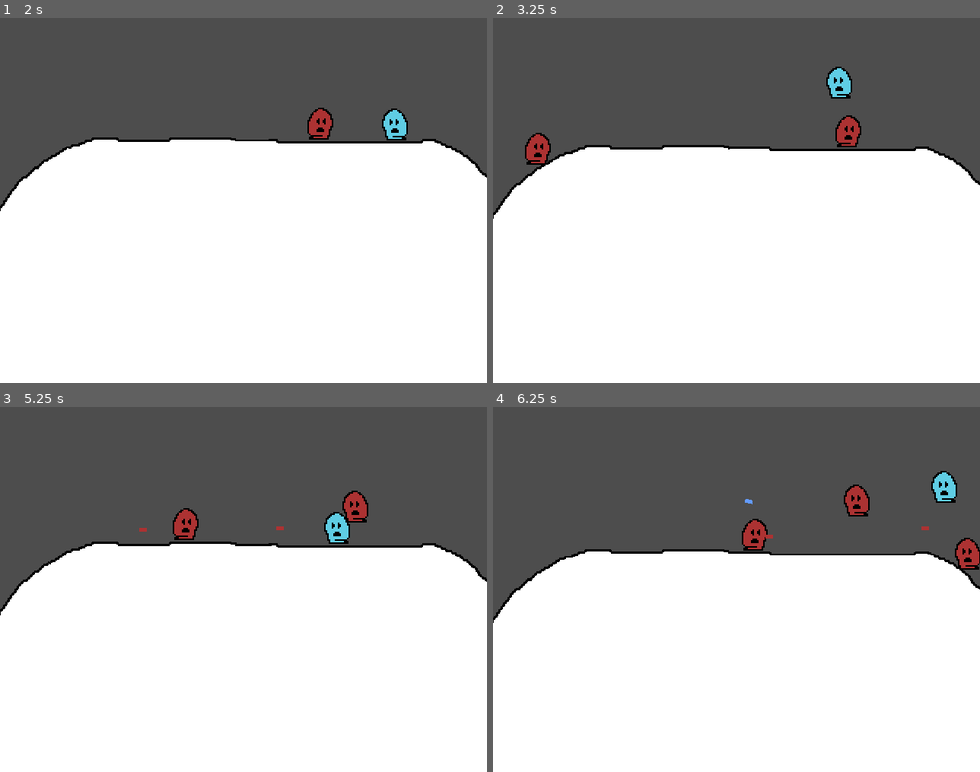
Above: before the commit, frames 1-4 (two rows, left to right).
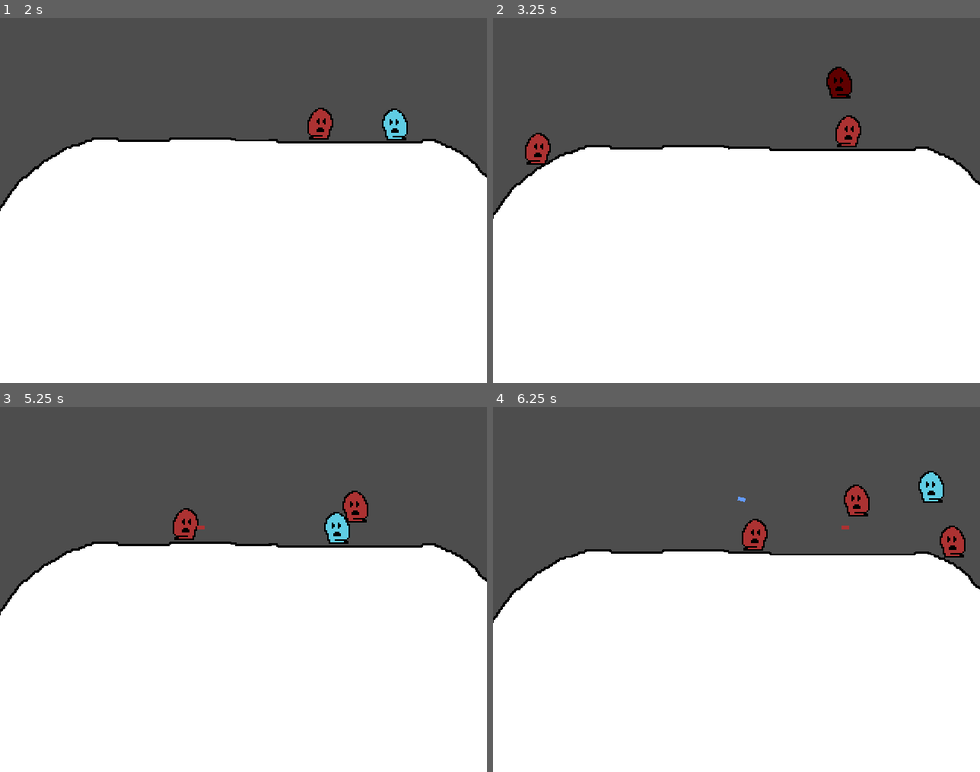
Above: after the commit, the same moments.

Repository: pranavpo/first_godot_platformer
Game: Godot game, scene res://scenes/world.tscn
Same seed, same stepped clock (60 frames per second), same inputs: the game is played once before the commit and once after it.
Inputs (mouse positions are in pixels of both pictures, inside the frame that each line leads up to):
- Up to frame 1 (2 s): move the mouse to (219, 273) at 0.52 s; hold D (right) from 0.53 s (still down); click (219, 273) at 0.6 s; tap W (jump) at 0.77, 1.52 s; move the mouse to (389, 255) at 1.27 s; click (389, 255) at 1.35 s
- Up to frame 2 (3.25 s): move the mouse to (590, 145) at 2.02 s; release D (right) at 2.03 s; hold A (left) from 2.03 s (still down); click (590, 145) at 2.1 s; move the mouse to (760, 200) at 2.77 s; click (760, 200) at 2.85 s; tap W (jump) at 3.02 s
- Up to frame 3 (5.25 s): move the mouse to (170, 498) at 3.52 s; click (170, 498) at 3.6 s; tap W (jump) at 3.77, 4.52 s; move the mouse to (350, 571) at 4.27 s; release A (left) at 4.28 s; hold D (right) from 4.28 s (still down); click (350, 571) at 4.35 s; move the mouse to (146, 607) at 5.02 s; click (146, 607) at 5.1 s
- Up to frame 4 (6.25 s): keep holding D (right); move the mouse to (785, 509) at 5.77 s; click (785, 509) at 5.85 s; tap W (jump) at 6.02 s

Frame 1 is identical in both runs. In frame 2, 0.2% of the frame differs, in the area x 68-74%, y 13-22%; in frame 3, less than 0.1%; in frame 4, 1.2%, in the area x 50-100%, y 17-45%.

Commit message:
added some new elements

Diff:
--- a/project.godot
+++ b/project.godot
@@ -15,11 +15,15 @@
 config/features=PackedStringArray("4.3", "Forward Plus")
 config/icon="res://icon.svg"
 
+[autoload]
+
+AutoloadScript="*res://scripts/autoload_script.gd"
+
 [display]
 
 window/size/viewport_width=640
 window/size/viewport_height=480
-window/size/resizable=false
+window/size/mode=1
 window/stretch/mode="viewport"
 mouse_cursor/custom_image="res://crosshair.png"
 
--- a/scenes/enemy.tscn
+++ b/scenes/enemy.tscn
@@ -20,7 +20,7 @@
 wait_time = 0.25
 
 [node name="ShootTimer" type="Timer" parent="."]
-wait_time = 2.0
+wait_time = 3.0
 
 [connection signal="timeout" from="TurnTimer" to="." method="_on_turn_timer_timeout"]
 [connection signal="timeout" from="ShootTimer" to="." method="_on_shoot_timer_timeout"]
--- a/scenes/enemy_bullet.tscn
+++ b/scenes/enemy_bullet.tscn
@@ -15,3 +15,5 @@
 
 [node name="CollisionShape2D" type="CollisionShape2D" parent="."]
 shape = SubResource("RectangleShape2D_prwo8")
+
+[connection signal="body_entered" from="." to="." method="_on_body_entered"]
--- a/scenes/player.tscn
+++ b/scenes/player.tscn
@@ -6,7 +6,7 @@
 [sub_resource type="CircleShape2D" id="CircleShape2D_06iwm"]
 radius = 9.0
 
-[node name="Player" type="CharacterBody2D"]
+[node name="Player" type="CharacterBody2D" groups=["player"]]
 scale = Vector2(2, 2)
 script = ExtResource("1_72nh1")
 
@@ -15,3 +15,8 @@
 
 [node name="CollisionShape2D" type="CollisionShape2D" parent="."]
 shape = SubResource("CircleShape2D_06iwm")
+
+[node name="FlashRedTimer" type="Timer" parent="."]
+wait_time = 0.5
+
+[connection signal="timeout" from="FlashRedTimer" to="." method="_on_flash_red_timer_timeout"]
--- /dev/null
+++ b/scripts/autoload_script.gd
@@ -0,0 +1,9 @@
+extends Node
+signal player_hit
+#@signal score_updated(new_score)
+
+func emit_player_hit():
+	emit_signal("player_hit")
+
+#func emit_score_updated(new_score: int):
+	#emit_signal("score_updated", new_score)
--- a/scripts/bullet.gd
+++ b/scripts/bullet.gd
@@ -20,7 +20,6 @@
 		if body.hits > 1:
 			body.hits -= 1
 		else:
-			disable_enemy_collider(body)
 			body.queue_free()  # Free the enemy
 		queue_free()  # Free the bullet
 
@@ -28,8 +27,3 @@
 		if(body.position.y >= body.initial_position.y):
 			body.position.y -= 10
 		queue_free()
-
-func disable_enemy_collider(enemy: Node2D) -> void:
-	var collider = enemy.get_node("CollisionShape2D")  # Access the enemy's collider
-	if collider:
-		collider.disabled = true  # Disable the collider, so it no longer collides
--- a/scripts/enemy_bullet.gd
+++ b/scripts/enemy_bullet.gd
@@ -3,10 +3,10 @@
 @export var speed: float = 200.0  # Movement speed in pixels per second
 @export var direction: Vector2 = Vector2(1, 0)  # Direction to move (normalized)
 @onready var collision_shape: CollisionShape2D = $CollisionShape2D
-
 # Called when the node enters the scene tree for the first time.
 func _ready() -> void:
-	print("Area2D is ready!")
+	pass
+	#print("Area2D is ready!")
 
 # Called every frame. 'delta' is the elapsed time since the previous frame.
 func _process(delta: float) -> void:
@@ -15,3 +15,13 @@
 # Move the Area2D in the specified direction.
 func move_area(delta: float) -> void:
 	global_position += direction * speed * delta
+
+
+func _on_body_entered(body: Node2D) -> void:
+	if body.is_in_group("player"):  # Assuming enemy nodes are in an "enemy" group
+		if body.hp > 1:
+			AutoloadScript.emit_player_hit()
+			body.hp -= 10
+		else:
+			body.queue_free()  # Free the enemy
+		queue_free()  # Free the bullet
--- a/scripts/player.gd
+++ b/scripts/player.gd
@@ -5,8 +5,12 @@
 const JUMP_VELOCITY = -400.0
 @onready var sprite_2d: Sprite2D = $Sprite2D
 const BULLET = preload("res://scenes/bullet.tscn")
+@onready var flash_red_timer: Timer = $FlashRedTimer
 var hp = 100
 #var shoot_direction = Vector2.RIGHT
+
+func _ready():
+	AutoloadScript.player_hit.connect(flash_red)
 
 func _physics_process(delta: float) -> void:
 	# Add the gravity.
@@ -50,3 +54,18 @@
 		var player_position = global_position
 		get_tree().get_root().get_node("World").get_node("player_projectile").add_child(bullet)
 		bullet.position = player_position
+
+func reset_flash():
+	sprite_2d.modulate = Color(1, 1, 1)
+
+func flash_red():
+	#print("flashing red")
+	#flash_red_timer.start()
+	sprite_2d.modulate = Color(1, 0, 0)  # Change sprite color to red
+	flash_red_timer.start()
+	#fdlash_red_timer.start()
+
+
+
+func _on_flash_red_timer_timeout() -> void:
+	sprite_2d.modulate = Color(1, 1, 1)
Not shown, added: export_presets.cfg
